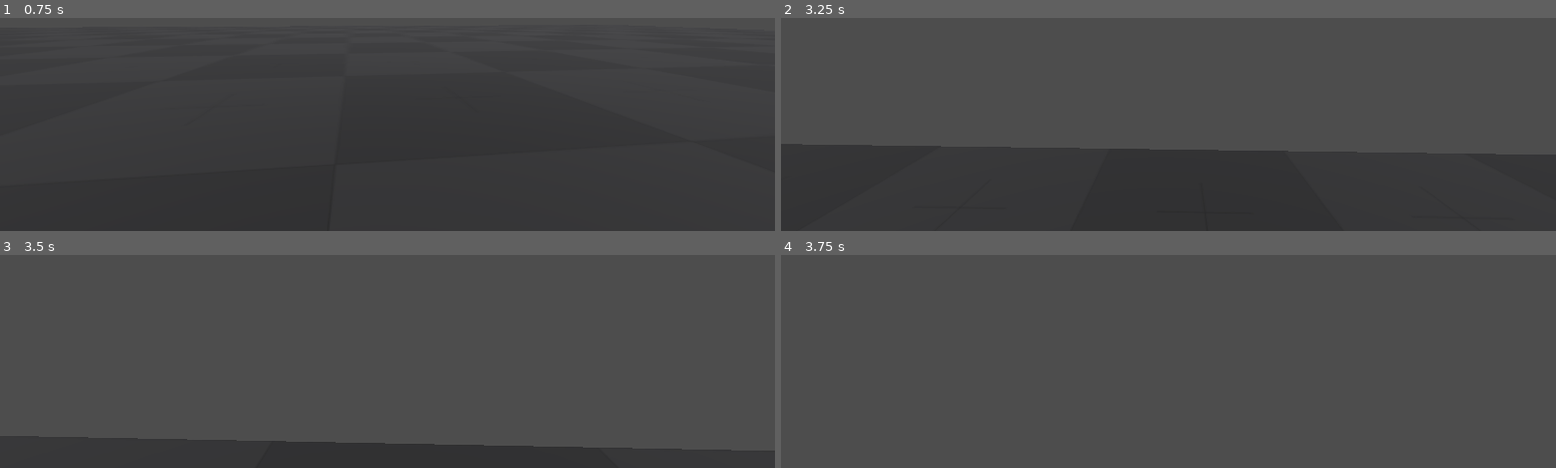
Above: before the commit, frames 1-4 (two rows, left to right).
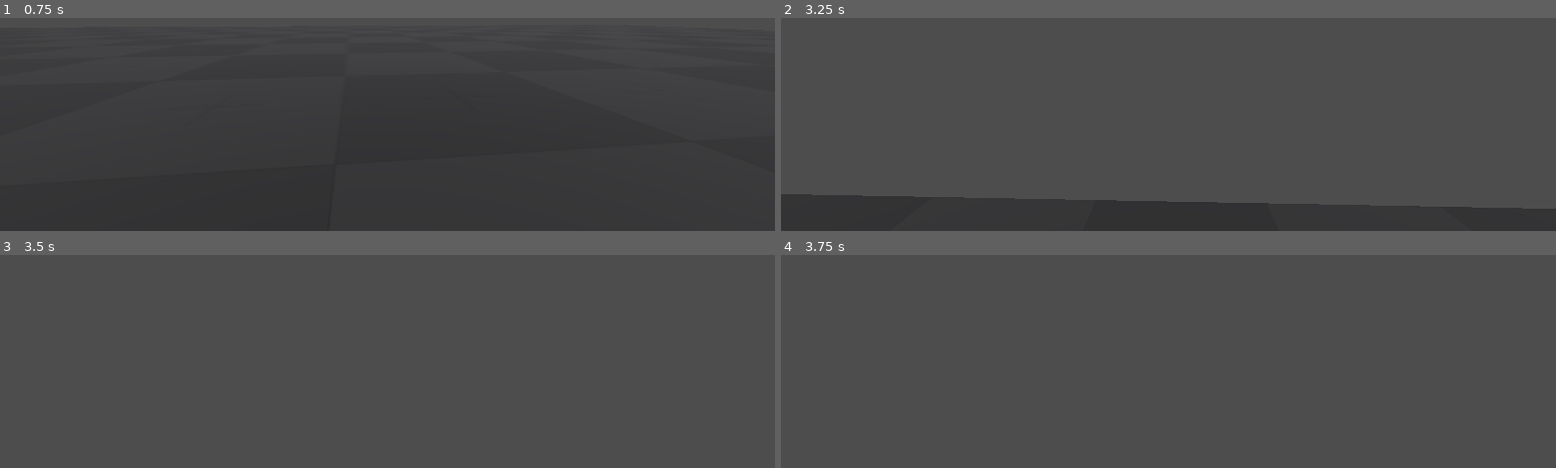
Above: after the commit, the same moments.

Repository: johnwdodge/pacmanninja
Game: Godot game, scene res://scenes/levels/test_level.tscn
Same seed, same stepped clock (60 frames per second), same inputs: the game is played once before the commit and once after it.
Inputs (mouse positions are in pixels of both pictures, inside the frame that each line leads up to):
- Up to frame 1 (0.75 s): tap Enter at 0.5 s; move the mouse to (outside the picture) at 0.52 s; hold W (move_forward) from 0.53 s (still down); hold Ctrl (crouch) from 0.53 s (still down)
- Up to frame 2 (3.25 s): keep holding W (move_forward); tap Space (jump) at 0.77, 1.25, 1.52, 2.75, 3.02 s; move the mouse to (outside the picture) at 1.27 s; release Ctrl (crouch) at 1.28 s; tap Ctrl (crouch) at 1.35, 2.3, 2.85 s; tap Enter at 2 s; move the mouse to (outside the picture) at 2.02 s; hold Shift (sprint) 2.03-2.78 s; move the mouse to (1160, 20) at 2.77 s
- Up to frame 3 (3.5 s): keep holding W (move_forward)
- Up to frame 4 (3.75 s): keep holding W (move_forward); move the mouse to (1222, 255) at 3.52 s; hold Ctrl (crouch) from 3.53 s (still down)

Frame 1 is identical in both runs. In frame 2, 8.7% of the frame differs, in the area x 0-100%, y 60-89%; in frame 3, 5.1%; in frame 4, nothing differs.

Commit message:
changed jumping

Diff:
--- a/charcontrol.gd
+++ b/charcontrol.gd
@@ -3,11 +3,11 @@
 
 # ── Settings ──────────────────────────────────────────
 const ACCEL: float = 7.0
-const AIR_ACCEL: float = 2
+const AIR_ACCEL: float = 1.5
 const DECEL: float = 14.0
 const MAX_SPEED: float = 15.0
 const CROUCH_SPEED: float = 2.5
-const JUMP_VELOCITY: float = 10.0
+const JUMP_VELOCITY: float = 13.0
 const MOUSE_SENSITIVITY: float = 0.002
 const MAX_LOOK_ANGLE: float = 89.0
 const SLIDE_DURATION: float = 5.0
@@ -16,11 +16,12 @@
 const DASH_DURATION: float = 0.15
 const HEAD_STAND_HEIGHT: float = 1.8
 const HEAD_CROUCH_HEIGHT: float = 1.0
-const WALL_JUMP_AWAY_FORCE: float = 10.0
+const WALL_JUMP_AWAY_FORCE: float = 6.0
 
 # ── References ────────────────────────────────────────
 @onready var _head: Node3D = $Head
 @onready var _camera: Camera3D = $Head/Camera
+@onready var _wall_checker: RayCast3D = $WallChecker
 @onready var _standing_collision: CollisionShape3D = $StandingCollision
 @onready var _crouching_collision: CollisionShape3D = $CrouchingCollision
 
@@ -113,10 +114,10 @@
 func _handle_jump() -> void:
 	if state == State.move:
 		velocity.y = JUMP_VELOCITY
-		if state == State.wall:
-			velocity.y = JUMP_VELOCITY
-			velocity.x += _trajectory.x * WALL_JUMP_AWAY_FORCE
-			velocity.z += _trajectory.z * WALL_JUMP_AWAY_FORCE
+	if state == State.wall:
+		velocity.y = JUMP_VELOCITY
+		velocity.x += _trajectory.x * WALL_JUMP_AWAY_FORCE
+		velocity.z += _trajectory.z * WALL_JUMP_AWAY_FORCE
 	else:
 		return
 	change_state(State.air)
@@ -155,6 +156,7 @@
 # ── Crouch / Slide ────────────────────────────────────
 func _handle_slide(delta: float) -> void:
 	print ("slide state")
+	_apply_gravity(delta)
 	_set_crouch(true)
 	velocity.x = _direction.x * SLIDE_SPEED
 	velocity.z = _direction.z * SLIDE_SPEED
@@ -223,7 +225,7 @@
 		return
 	if event is InputEventKey or event is InputEventMouseButton:
 		if event.is_action_pressed("crouch"):
-			if state in [State.move, State.dash]:
+			if is_on_floor():
 				if _direction:
 					change_state(State.slide)
 		if event.is_action_pressed("sprint"):
--- a/scenes/charcontrol.tscn
+++ b/scenes/charcontrol.tscn
@@ -17,6 +17,8 @@
 transform = Transform3D(1, 0, 0, 0, 1, 0, 0, 0, 1, 0, 0.501361, 0)
 shape = SubResource("SphereShape3D_ea30i")
 
+[node name="WallChecker" type="RayCast3D" parent="." unique_id=1521094724]
+
 [node name="Head" type="Node3D" parent="." unique_id=1678947778]
 
 [node name="Camera" type="Camera3D" parent="Head" unique_id=1395685839]
